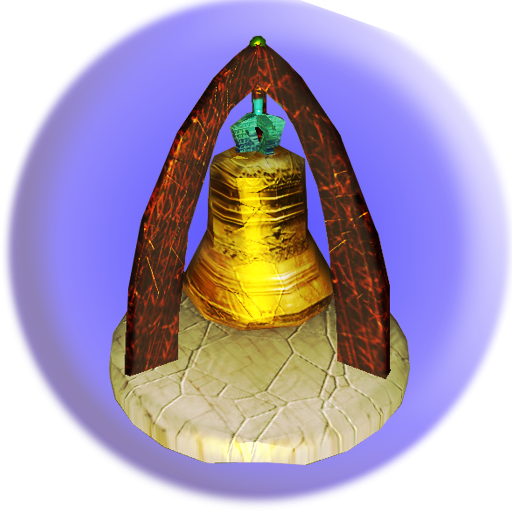
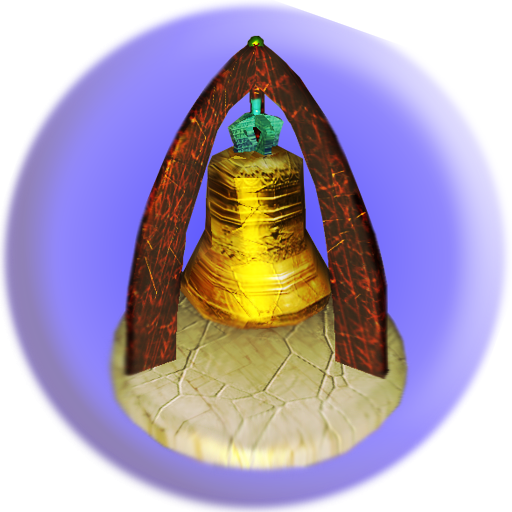
Comparing the layer stacks of the two 512 × 512 images. Changes:
painted on "Layer 2 copy 2" over [100, 35, 412, 480]
"Layer 1 copy": opacity 50% → 100%, blend soft light → normal, painted on it over [0, 0, 512, 512]
removed layer "Layer 1" over [0, 0, 512, 512]
